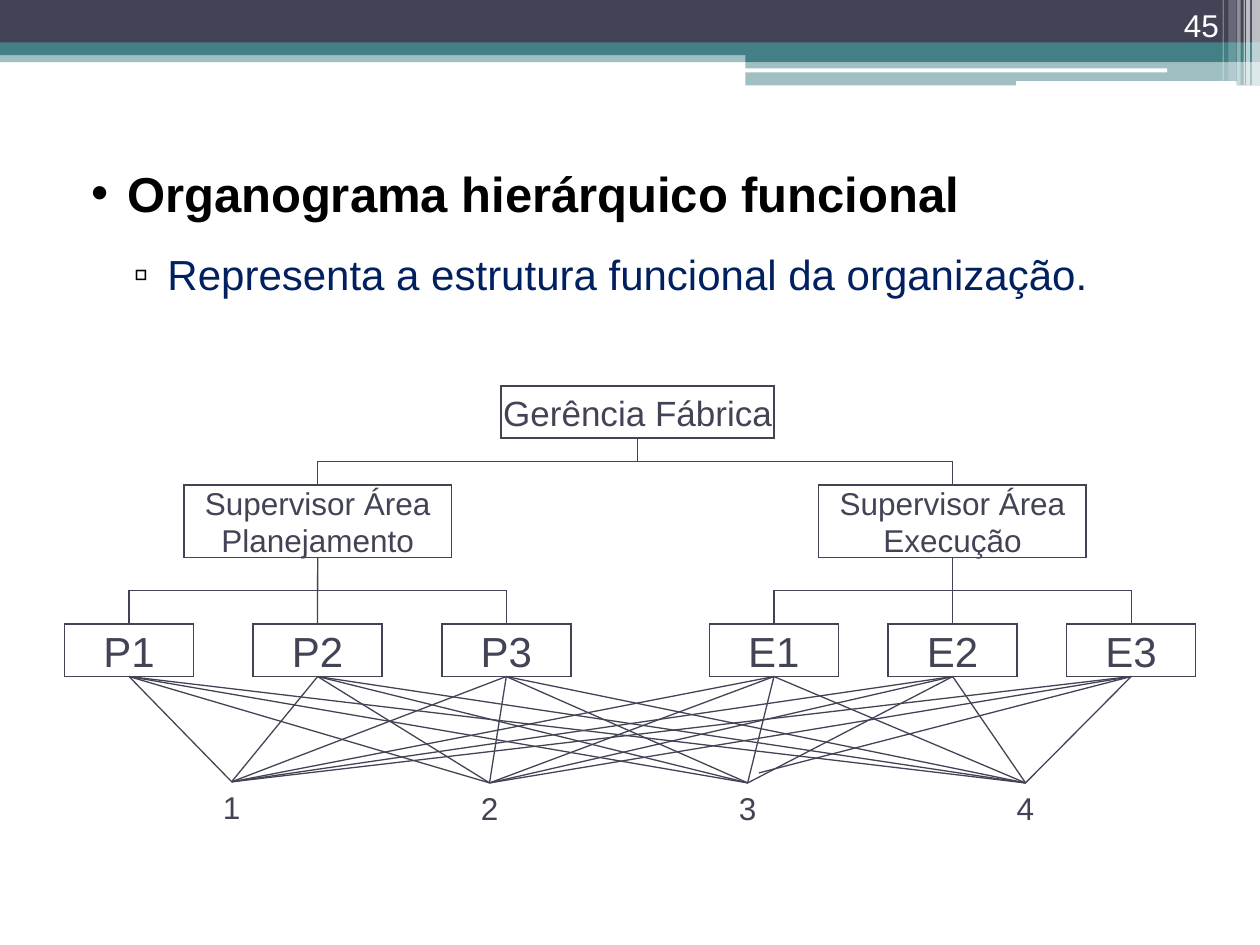
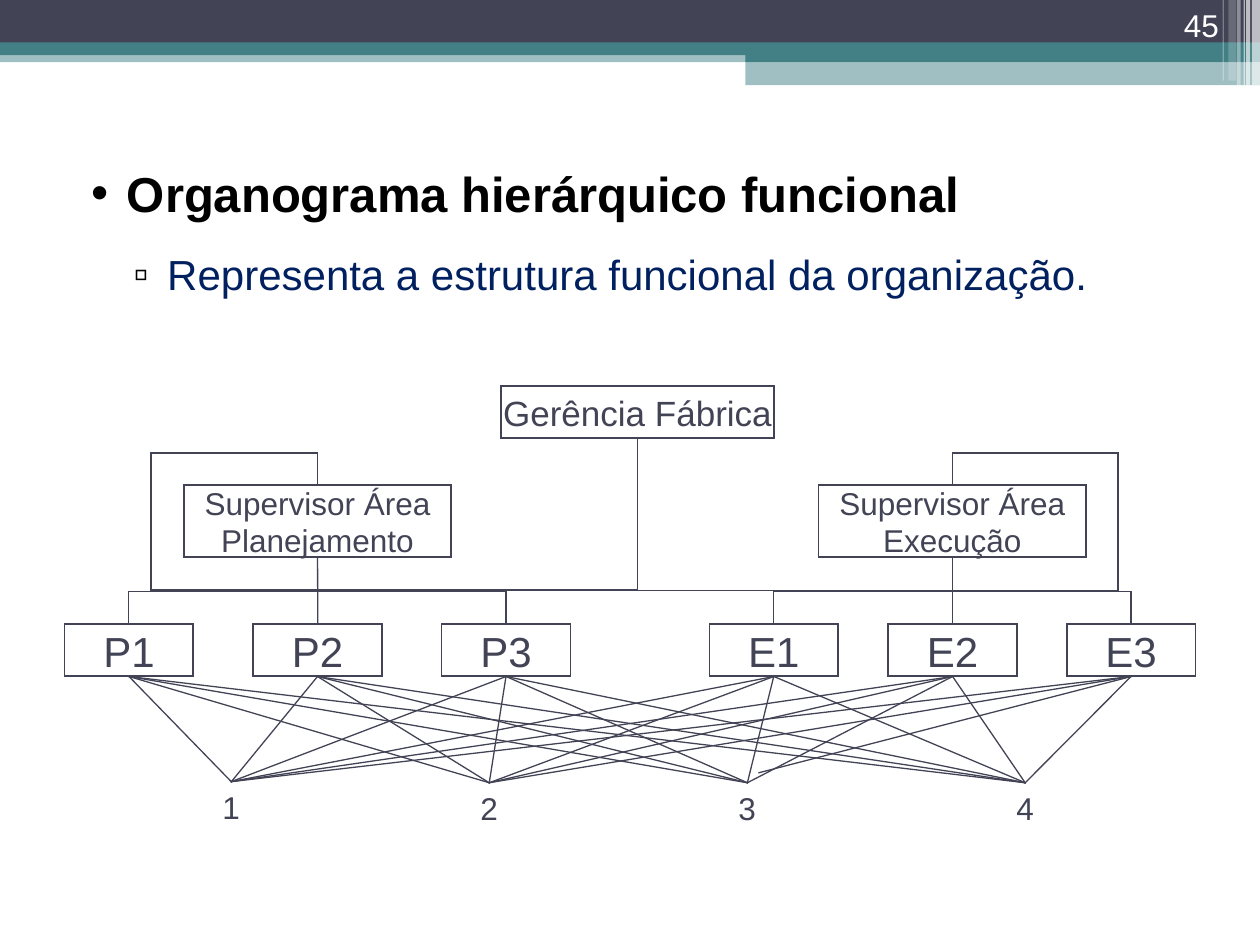
Before and after one commit to douglasbolis/ifes_bsi, a slide deck: slide 45 of 3_periodo/tgs/material/TGS_Parte_II_Gestao_de_Processos.ppt. Drawn at 1260x945 pixels with LibreOffice and Linux fonts; fonts in the diff are those of the drawing. Boxes give left, top, right and bottom in pixels: in the first picture for what was removed or moved away, otherwise in the second. Text is boxed around its words. In the diff, an @@ line names an element or a change of style, - is before the commit and + after.

```diff
--- a/3_periodo/tgs/material/TGS_Parte_II_Gestao_de_Processos.ppt
+++ b/3_periodo/tgs/material/TGS_Parte_II_Gestao_de_Processos.ppt
@@ rounded rectangle removed at (745, 68, 1167, 72) @@
@@ rounded rectangle removed at (1016, 81, 1236, 86) @@
@@ elbow line (638, 438) - (318, 485): route changed @@
@@ elbow line (638, 438) - (953, 485): route changed @@
```
Also in this commit, not shown: 56 other slides changed, 2 other files.
